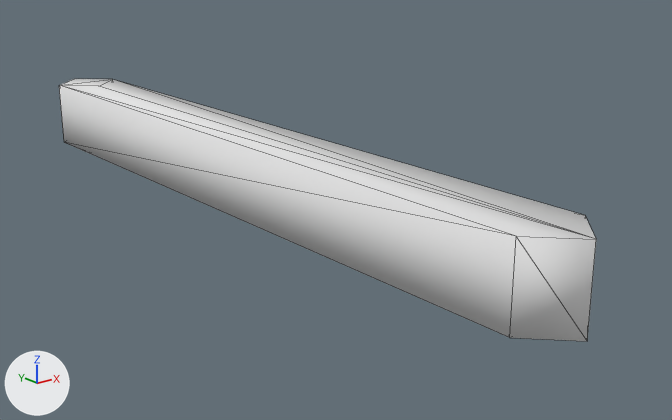
The OBJ model assets/models/edges/edge_11.obj, before and after one commit.
Camera for both pictures: a 50 mm lens placed at (-2.29, -10.5, 2.1), pointed at (0.28, -7.29, 0.82). Arrows for +X, +Y and +Z are at lower left; the lights stay in place. Mesh edges are drawn as thin lines. Where no turn or scale is listed for an object, it has been applied to the vertices.

Script lines for the objects in view, before the commit:
```python
me_edge_11 = bpy.data.meshes.new('edge_11')
me_edge_11.from_pydata(...)  # 14 vertices, 24 faces; spans x -0.17..0.17, y -8.9..-5.1, z 0.83..1.17
me_edge_11.materials.append(mat_metaledge)  # white #e7e7e7
ob_edge_11 = bpy.data.objects.new('edge_11', me_edge_11)
ob_edge_11.location = (0.0, 0.0, 0.0)
```
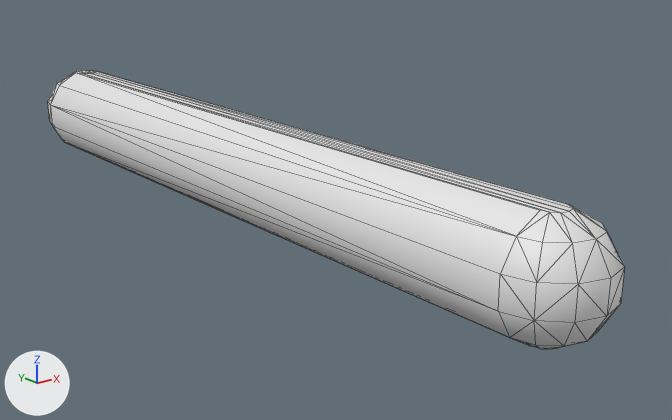
Location of each change, [x1, y1, x2, y2] in pixels of the pictures (672 x 420 px):
'edge_11', reshaped (7% wider, 6% taller)
    before: [59, 79, 596, 341]
    after: [48, 70, 625, 349]

Patch to the scene script:
```diff
--- a/assets/models/edges/edge_11.obj.py
+++ b/assets/models/edges/edge_11.obj.py
@@ me_edge_11 @@
 # used by ob_edge_11; location = (0.0, 0.0, 0.0)
-me_edge_11.from_pydata(...)  # 14 vertices, 24 faces; spans x -0.17..0.17, y -8.9..-5.1, z 0.83..1.17
-me_edge_11.materials.append(mat_metaledge)  # white #e7e7e7
+me_edge_11.from_pydata(...)  # 94 vertices, 184 faces; spans x -0.23..0.23, y -8.96..-5.04, z 0.77..1.23
+# me_edge_11 part 1
+# 2 vertices are removed from x 0.0, y -8.56..-5.44, z 0.83..1.17
+# 24 faces are deleted
+# 58 vertices are added at x -0.23..0.23, y -8.96..-5.04, z 0.77..1.23
+# 14 new vertices lie (0.0, 3.46, 0.0) away from vertices in x -0.23..0.23, y -8.79..-8.67, z 0.77..1.23
+# 10 new vertices lie (0.0, 0.0, 0.12) away from vertices in x -0.2..0.2, y -8.96..-5.04, z 0.94
+# 184 new faces join them
```
